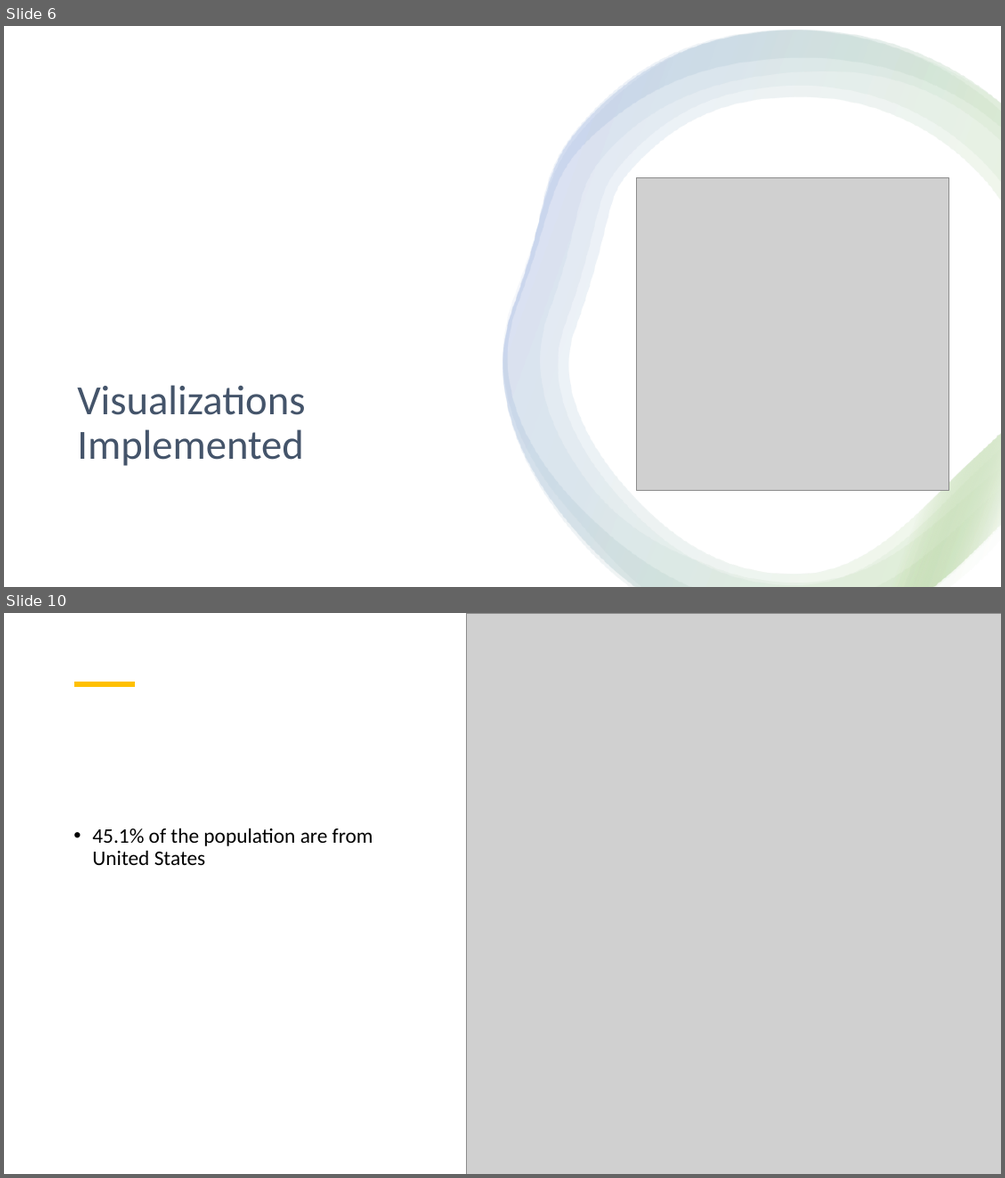
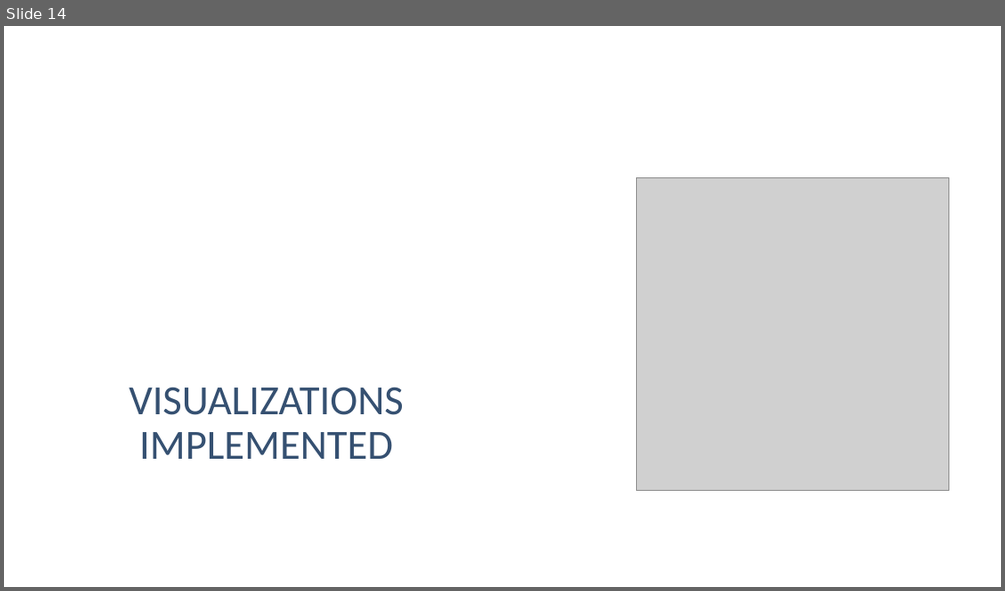
Before and after one commit to johnnie19/NHANES-HBV-Prediction-Analysis, a slide deck: Predictive Model for Chronic Hepatitis B Infection DataDivers.pptx. Shown one above the other, each under a label of ours: slides 6 and 10 before the commit, slide 14 after it; the slides between them are not shown. The pictures are 1005x1178 and 1005x591 pixels, drawn with LibreOffice and Linux fonts; fonts in the diff are those of the drawing; grey boxes stand for pictures; background and template pictures are left out. Boxes give left, top, right and bottom in pixels: in the first picture for what was removed or moved away, otherwise in the second. Text is boxed around its words. In the diff, an @@ line names an element or a change of style, - is before the commit and + after.

```diff
--- a/Predictive Model for Chronic Hepatitis B Infection DataDivers.pptx
+++ b/Predictive Model for Chronic Hepatitis B Infection DataDivers.pptx
@@ slide 10 removed at (4, 613, 1001, 1174), background #FFFFFF @@
@@ picture removed at (466, 613, 1001, 1174) @@
@@ line removed from (75, 684) to (135, 684) @@
@@ text removed at (92, 827, 373, 865) @@
-• 45.1% of the population are from United States
@@ what was slide 6 is now slide 14 @@
@@ slide 14 changed as well @@
@@ rectangle removed at (4, 26, 1001, 587) @@
@@ group removed at (502, 30, 1001, 587): 4 freeform shapes @@
@@ title at (129, 386, 403, 459): text changed; text colour #44546A to #355071 @@
-Visualizations Implemented
+VISUALIZATIONS IMPLEMENTED
```
Also in this commit, not shown: 5 other slides changed, 12 slides added, 7 other slides removed.
